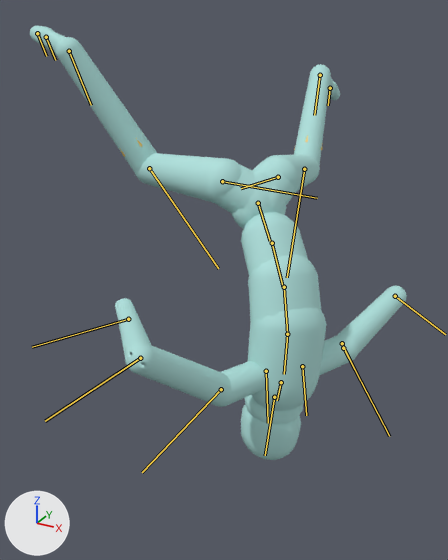
Renders of the glTF model assets/samples/windmill/windmill_humanoid.glb from each side of a commit.
One viewpoint serves both versions: a camera (50 mm lens) standing at (0.765, -1.601, 1.151) and looking at (-0.145, 0.054, 0.323). Lighting does not change. The marker at lower left points along +X, +Y and +Z. The first picture is the older version. Both versions are drawn at frame 70 of the action 'windmill'; the numbers are the values there. The bones that change, and the others that lie on the model, are drawn over the model as lines.

Names of what the first picture shows: 'bones', 'mannequin'.
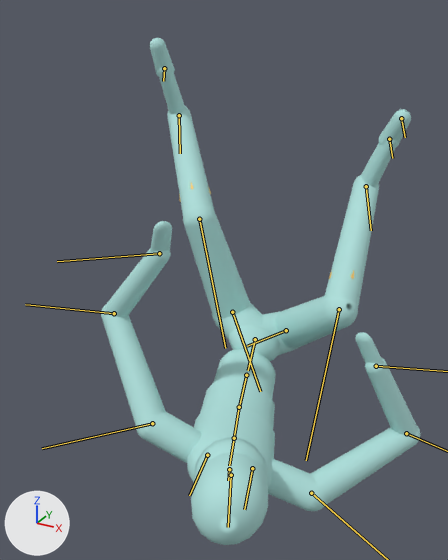
Pixel boxes (x1, y1, x2, y2) of what changed, in the pictures (448 x 560 px):
'mannequin', posed (15% narrower, 17% taller): before (30, 25, 407, 460); after (101, 38, 421, 545)
'bones', posed (mostly hidden): before (119, 135, 322, 157); after (179, 183, 354, 526)
bone 'Hips', root to tip: before (258, 203) to (270, 241); after (255, 339) to (248, 370)
bone 'Spine', root to tip: before (272, 243) to (283, 287); after (246, 375) to (239, 406)
bone 'Spine1', root to tip: before (284, 287) to (287, 334); after (239, 407) to (234, 438)
bone 'Spine2', root to tip: before (287, 334) to (284, 374); after (234, 438) to (229, 465)
bone 'Neck', root to tip: before (281, 382) to (277, 400); after (229, 469) to (228, 480)
bone 'Head', root to tip: before (274, 397) to (265, 455); after (231, 475) to (228, 527)
bone 'LeftShoulder', root to tip: before (302, 366) to (306, 415); after (207, 455) to (189, 495)
bone 'LeftArm', root to tip: before (343, 348) to (389, 436); after (152, 423) to (42, 448)
bone 'LeftForeArm', root to tip: before (395, 296) to (445, 334); after (114, 313) to (25, 304)
bone 'LeftHand', root to tip: before (342, 343) to (366, 392); after (159, 253) to (57, 261)
bone 'RightShoulder', root to tip: before (266, 371) to (268, 423); after (252, 468) to (244, 509)
bone 'LeftUpLeg', root to tip: before (278, 177) to (241, 188); after (232, 312) to (260, 391)
bone 'LeftLeg', root to tip: before (304, 169) to (287, 277); after (199, 219) to (225, 348)
bone 'LeftFoot', root to tip: before (320, 75) to (314, 115); after (179, 115) to (180, 153)
bone 'LeftToeBase', root to tip: before (330, 88) to (328, 105); after (164, 68) to (163, 81)
bone 'RightUpLeg', root to tip: before (222, 181) to (317, 198); after (286, 330) to (247, 346)
bone 'RightLeg', root to tip: before (149, 168) to (218, 268); after (339, 309) to (306, 460)
bone 'RightFoot', root to tip: before (69, 51) to (91, 105); after (366, 186) to (371, 230)

The edits, one by one:
Bone 'Hips' (bone_hips) moves from (0.0, -0.305, 0.0) to (0.0, -0.765, 0.0).
Bone 'Hips' (bone_hips) turns from (135, 55, -5) to (74, -22, 159) degrees about its own x, y and z.
Bone 'Spine' (bone_spine) turns from (6, -1, 0) to (12, 1, -1) degrees about its own x, y and z.
Bone 'Spine1' (bone_spine1) turns from (13, -2, 2) to (8, 2, 0) degrees about its own x, y and z.
Bone 'Spine2' (bone_spine2) turns from (14, 0, 2) to (7, 2, 0) degrees about its own x, y and z.
Bone 'Neck' (bone_neck) turns from (13, -1, -1) to (14, -3, 0) degrees about its own x, y and z.
Bone 'Head' (bone_head) turns from (-4, -4, -1) to (-5, -9, 2) degrees about its own x, y and z.
Bone 'LeftShoulder' (bone_leftshoulder) turns from (1, -8, -12) to (0, -12, -7) degrees about its own x, y and z.
Bone 'LeftArm' (bone_leftarm) turns from (-18, -11, -10) to (-1, -23, -33) degrees about its own x, y and z.
Bone 'LeftForeArm' (bone_leftforearm) turns from (11, -126, -36) to (-22, -80, 11) degrees about its own x, y and z.
Bone 'LeftHand' (bone_lefthand) turns from (0, 4, -25) to (-4, 5, 24) degrees about its own x, y and z.
Bone 'RightShoulder' (bone_rightshoulder) turns from (1, -10, -8) to (2, -3, -3) degrees about its own x, y and z.
Bone 'RightArm' (bone_rightarm) turns from (23, -10, 36) to (19, 30, 41) degrees about its own x, y and z.
Bone 'RightForeArm' (bone_rightforearm) turns from (-7, 118, 13) to (7, 103, 15) degrees about its own x, y and z.
Bone 'RightHand' (bone_righthand) turns from (-19, -10, 2) to (-12, -4, 5) degrees about its own x, y and z.
Bone 'LeftUpLeg' (bone_leftupleg) turns from (-49, 39, 28) to (-66, 31, 20) degrees about its own x, y and z.
Bone 'LeftLeg' (bone_leftleg) turns from (51, -3, -2) to (56, -4, -3) degrees about its own x, y and z.
Bone 'LeftFoot' (bone_leftfoot) turns from (10, 5, 2) to (4, 3, -6) degrees about its own x, y and z.
Bone 'LeftToeBase' (bone_lefttoebase) turns from (6, 0, 1) to (11, 1, 0) degrees about its own x, y and z.
Bone 'RightUpLeg' (bone_rightupleg) turns from (-50, -1, -26) to (-111, -11, 2) degrees about its own x, y and z.
Bone 'RightLeg' (bone_rightleg) turns from (75, 10, 4) to (93, -3, 7) degrees about its own x, y and z.
Bone 'RightFoot' (bone_rightfoot) turns from (12, 4, 11) to (11, 0, 12) degrees about its own x, y and z.
